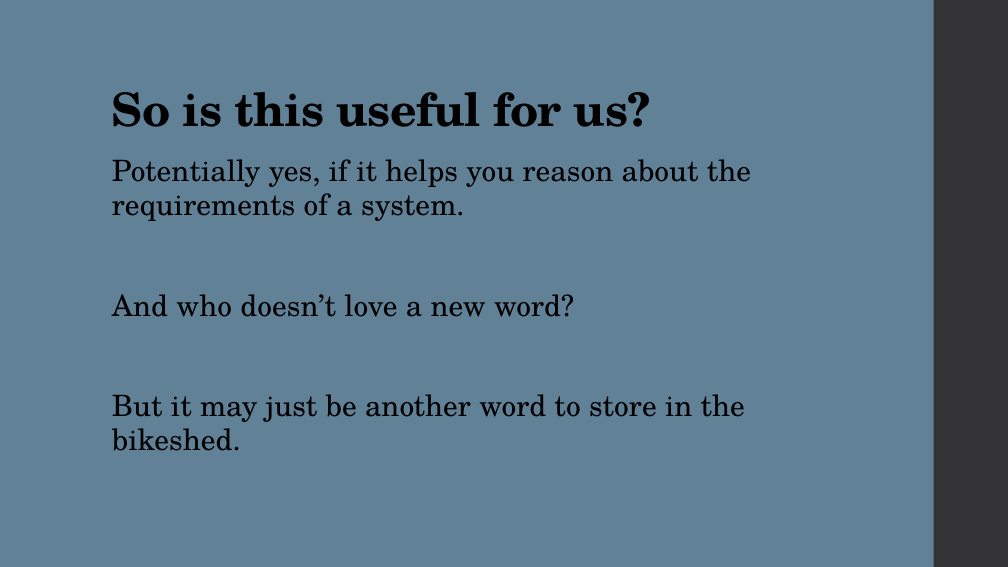
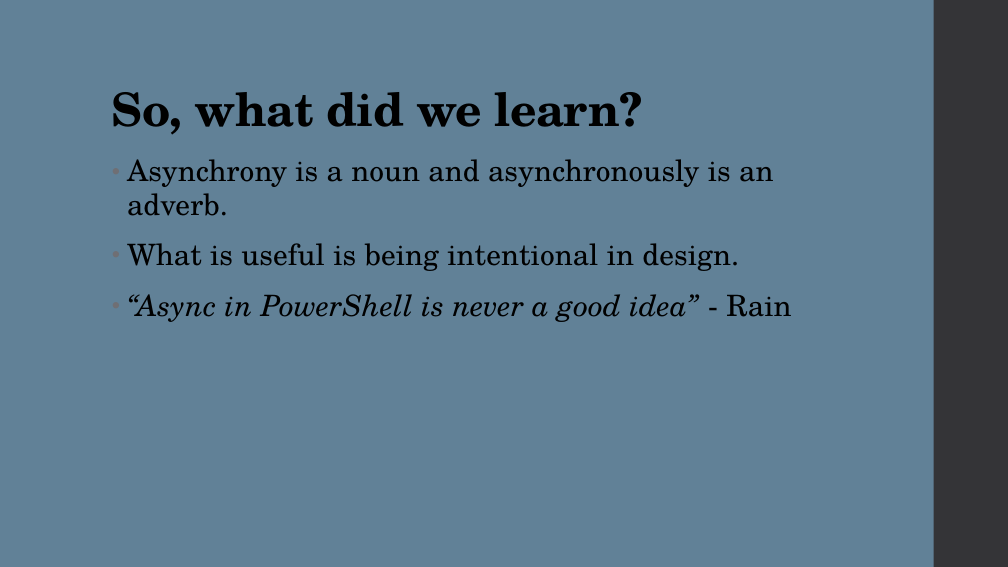
Before and after one commit to michaelgov-ctrl/asynchrony, a slide deck: slide 4 of Asynchrony.pptx. Drawn at 1008x567 pixels with LibreOffice and Linux fonts; fonts in the diff are those of the drawing. Boxes give left, top, right and bottom in pixels: in the first picture for what was removed or moved away, otherwise in the second. Text is boxed around its words. In the diff, an @@ line names an element or a change of style, - is before the commit and + after.

```diff
--- a/Asynchrony.pptx
+++ b/Asynchrony.pptx
@@ title at [112, 92, 642, 135]: text changed @@
-So is this useful for us?
+So, what did we learn?
@@ text at [127, 159, 791, 322]: text changed @@
-Potentially yes, if it helps you reason about the requirements of a system.
-And who doesn’t love a new word?
-But it may just be another word to store in the bikeshed.
+• Asynchrony is a noun and asynchronously is an adverb.
+• What is useful is being intentional in design.
+• “Async in PowerShell is never a good idea” - Rain
```
Also in this commit, not shown: 2 other slides changed, 4 other files.
